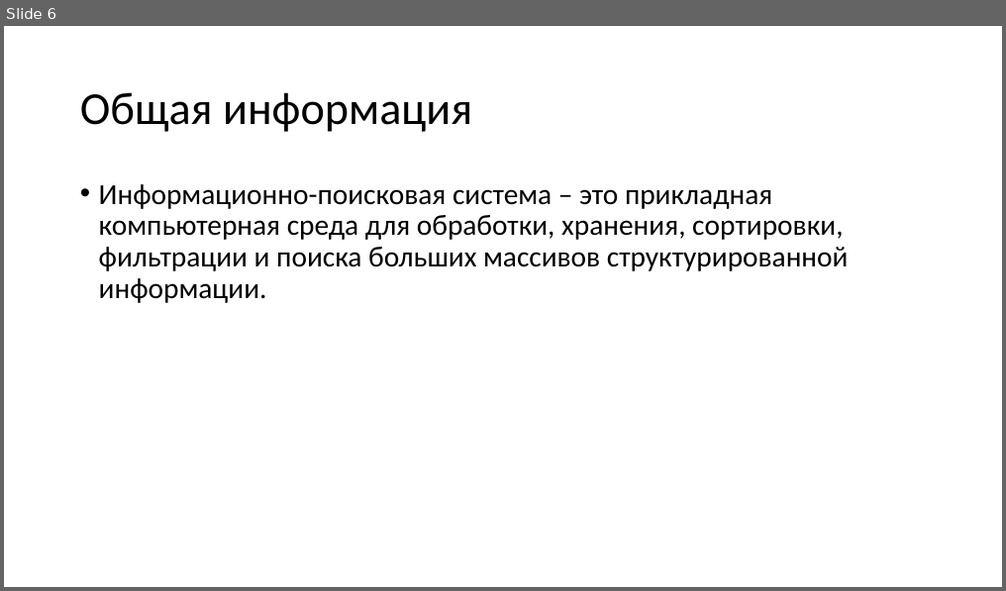
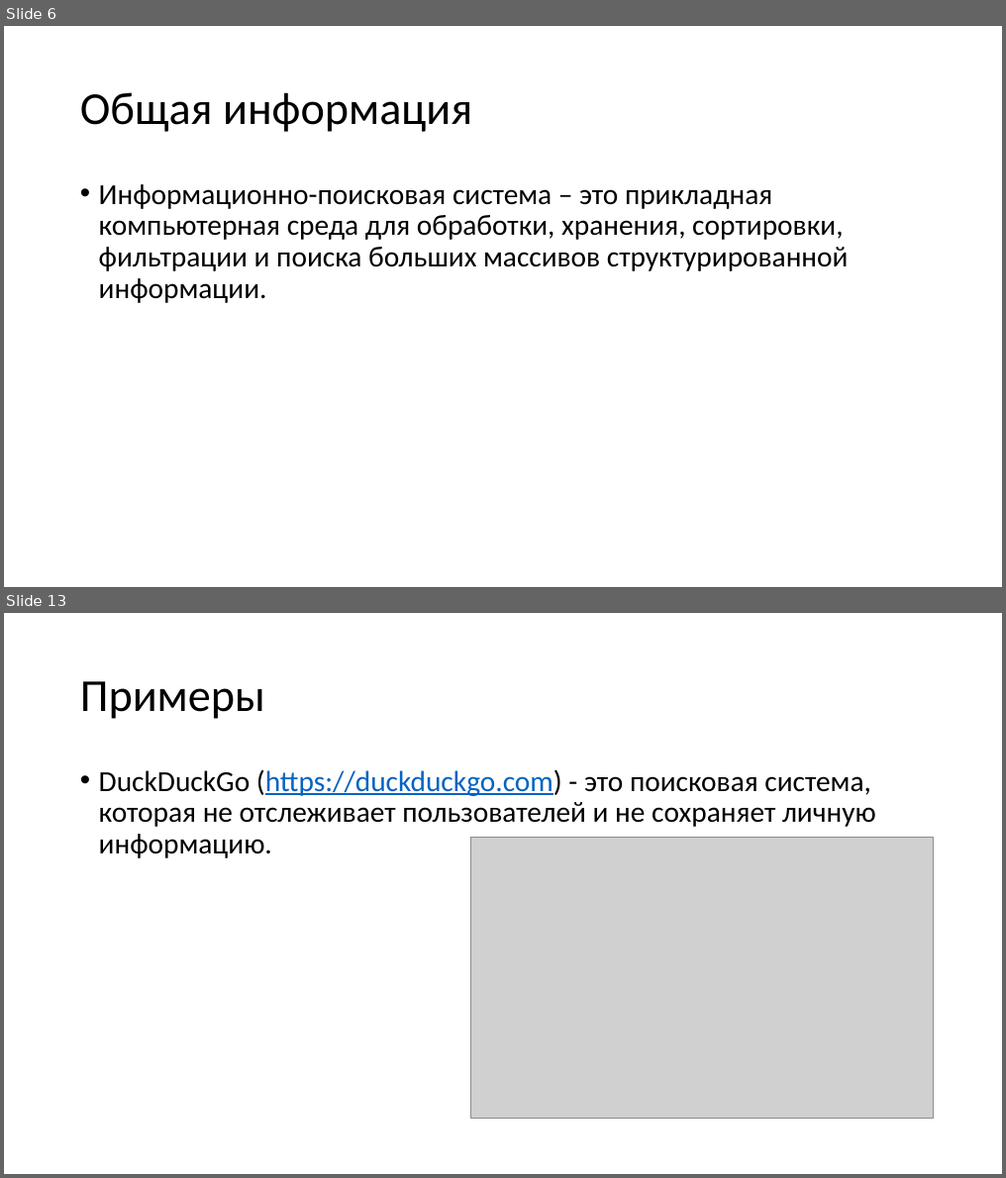
Before and after one commit to ZXTgbh/Laboratornaya-, a slide deck: pr_1.pptx. Shown one above the other, each under a label of ours: slide 6 before the commit, slides 6 and 13 after it; the slides between them are not shown. The pictures are 1006x591 and 1006x1178 pixels, drawn with LibreOffice and Linux fonts; fonts in the diff are those of the drawing; grey boxes stand for pictures. Boxes give left, top, right and bottom in pixels: in the first picture for what was removed or moved away, otherwise in the second. Text is boxed around its words. In the diff, an @@ line names an element or a change of style, - is before the commit and + after.

```diff
--- a/pr_1.pptx
+++ b/pr_1.pptx
@@ slide 13 added at [4,613,1002,1174], background #FFFFFF @@
@@ title added at [80,681,265,719], 44 pt, text #000000 @@
+Примеры
@@ text added at [99,769,876,859], 28 pt, text #000000 @@
+• DuckDuckGo (https://duckduckgo.com) - это поисковая система, которая не отслеживает пользователей и не сохраняет личную информацию.
@@ picture added at [470,838,934,1119] @@
```
Also in this commit, not shown: 2 slides changed, 9 other slides added, 5 slides removed.
